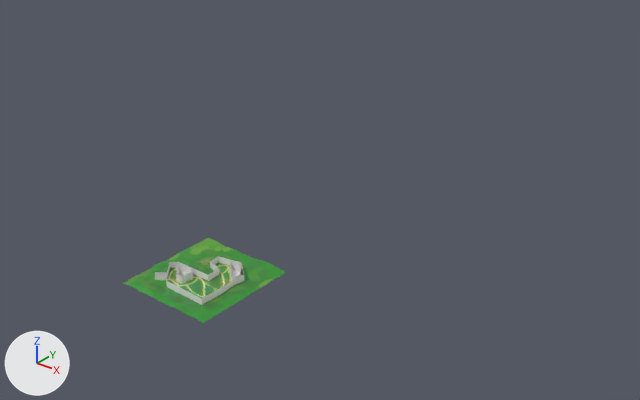
An edit to the FBX model Assets/Art/Park Map.fbx, drawn before and after from the same camera.
Rendered twice from a camera (50 mm lens) standing at (1059.0, -929.0, 844.0) and looking at (-233.0, 686.0, -158.0). Every picture has the same lights, and +X, +Y and +Z are marked at lower left. Where no turn or scale is listed for an object, it has been applied to the vertices.

Objects in the first picture: 'Bounds', 'Floor'.
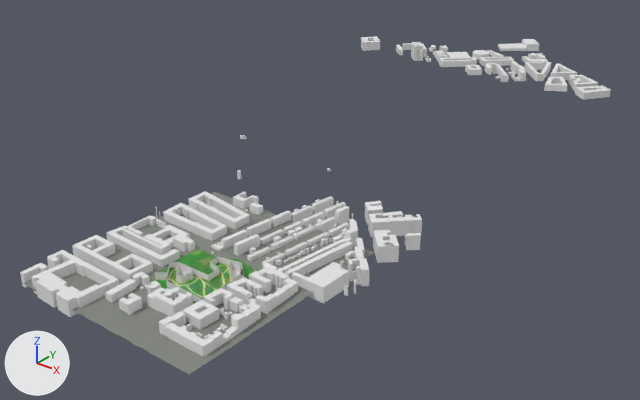
Changed parts and their boxes (x1, y1, x2, y2) in the pictures (640 x 400 px):
'Contxt', added
    after: (20, 36, 611, 356)
'Floor', surface changed, reshaped (green to grey)
    before: (124, 238, 286, 323)
    after: (23, 192, 374, 374)

The change, as a list of edits to the scene's bpy script:
```text
Add img_ground_texture_png_1:
    img_ground_texture_png_1 = load_image('Ground_Texture.png', 'Ground_Texture.png', 2048, 2048, 'sRGB')
Change mat_ground:
    mat_ground.texture: img_ground_texture_png -> img_ground_texture_png_1
Add mat_context:
    mat_context = principled_material('Context')
    mat_context.base_color = (0.8, 0.8, 0.8)  # white #e7e7e7
Change me_plane_004:
    used by ob_floor; location = (0.0, 0.0, 0.0)
    remove me_plane_004.from_pydata(...)  # 9483 vertices, 9288 faces; spans x -93.0..115.0, y -66.0..151.0, z -4.0..6.0
    add me_plane_004.from_pydata(...)  # 9483 vertices, 9288 faces; spans x -235.0..200.0, y -181.0..315.0, z -4.0..6.0
    me_plane_004 part 1: 388 of 9483 vertices moved; they spanned x -93.0..115.0, y -66.0..151.0, z 0.0..4.0 and now span x -235.0..200.0, y -181.0..315.0, z 0.0..4.0; mean shift (-16.0, 11.0, 0.0); largest move (-93.0, 151.0, 3.0) -> (-235.0, 315.0, 3.0)
Add me_map_22_osm_buildings:
    me_map_22_osm_buildings.from_pydata(...)  # 3560 vertices, 2122 faces; spans x -651.0..268.0, y -340.0..1661.0, z -13.0..49.0
    me_map_22_osm_buildings.materials.append(mat_context)  # its picture is missing
Add ob_contxt:
    ob_contxt = bpy.data.objects.new('Contxt', me_map_22_osm_buildings)
    ob_contxt.location = (-16.0, 156.0, 1.0)
```
